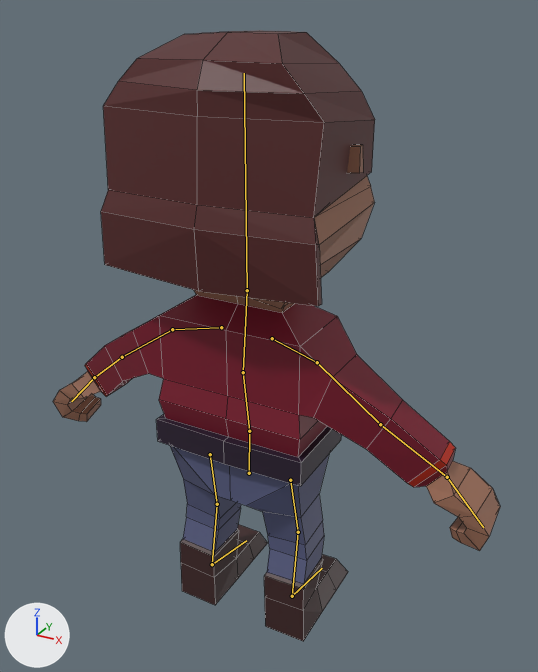
A saved change to the Blender file Blender/Smolbean.blend.
One viewpoint serves both versions: a camera (50 mm lens) standing at (0.835, -1.412, 1.539) and looking at (0.021, 0.068, 0.799). Every picture has the same lights, and +X, +Y and +Z are marked at lower left. The bones that bend it are drawn over the model as lines. Mesh edges are drawn as thin lines.

In view in the first picture: 'BaseDude'.
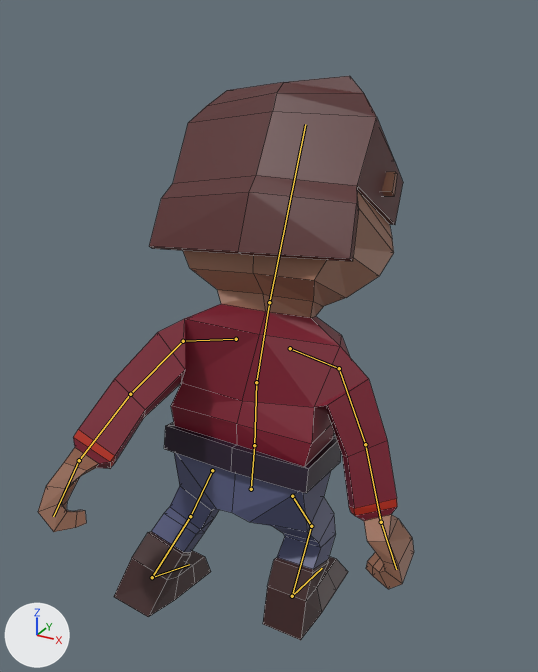
The newer file adds an action. The first version stands in its rest pose; the second is drawn at frame 1 of the action 'Mine'.

Where the change shows, as pixel boxes [x1, y1, x2, y2] in the pictures (538 x 672 px):
'BaseDude', posed (16% narrower, 8% shorter)
    before: [53, 30, 500, 641]
    after: [38, 76, 414, 640]
bone 'Root', root to tip
    before: (249, 473) to (249, 431)
    after: (251, 489) to (254, 445)
bone 'Spine1', root to tip
    before: (249, 431) to (243, 372)
    after: (254, 445) to (256, 382)
bone 'Spine2', root to tip
    before: (243, 372) to (247, 290)
    after: (256, 382) to (269, 302)
bone 'Head', root to tip
    before: (247, 290) to (244, 73)
    after: (269, 302) to (305, 124)
bone 'UpperArm.L', root to tip
    before: (172, 329) to (122, 357)
    after: (183, 341) to (130, 394)
bone 'Hand.L', root to tip
    before: (94, 377) to (71, 401)
    after: (79, 460) to (53, 516)
bone 'UpperArm.R', root to tip
    before: (317, 362) to (380, 424)
    after: (339, 368) to (365, 444)
bone 'Hand.R', root to tip
    before: (447, 477) to (483, 527)
    after: (381, 522) to (396, 569)

The edits, one by one:
Bone 'Root' (bone_root) moves from (0.0, 0.0, 0.0) to (0.003, -0.058, 0.014).
Bone 'Root' (bone_root) turns from (0, 0, 0) to (8, 0, 0) degrees about its own x, y and z.
Bone 'Spine1' (bone_spine1) turns from (0, 0, 0) to (-4, 1, 0) degrees about its own x, y and z.
Bone 'Spine2' (bone_spine2) turns from (0, 0, 0) to (3, 20, 0) degrees about its own x, y and z.
Bone 'Head' (bone_head) turns from (0, 0, 0) to (21, -21, -7) degrees about its own x, y and z.
Bone 'UpperArm.L' (bone_upperarm_l) turns from (0, 0, 0) to (-39, 7, -27) degrees about its own x, y and z.
Bone 'Hand.L' (bone_hand_l) turns from (0, 0, 0) to (10, 1, -6) degrees about its own x, y and z.
Bone 'UpperArm.R' (bone_upperarm_r) turns from (0, 0, 0) to (-18, -17, 31) degrees about its own x, y and z.
Bone 'Hand.R' (bone_hand_r) turns from (0, 0, 0) to (32, 35, 3) degrees about its own x, y and z.
Bone 'IKPole.L' (bone_ikpole_l) moves from (0.0, 0.0, 0.0) to (0.0, 1.709, 0.64).
Bone 'IKTarget.L' (bone_iktarget_l) moves from (0.0, 0.0, 0.0) to (0.059, 0.175, 0.042).
Bone 'IKTarget.L' (bone_iktarget_l) turns from (0, 0, 0) to (12, -4, 0) degrees about its own x, y and z.
